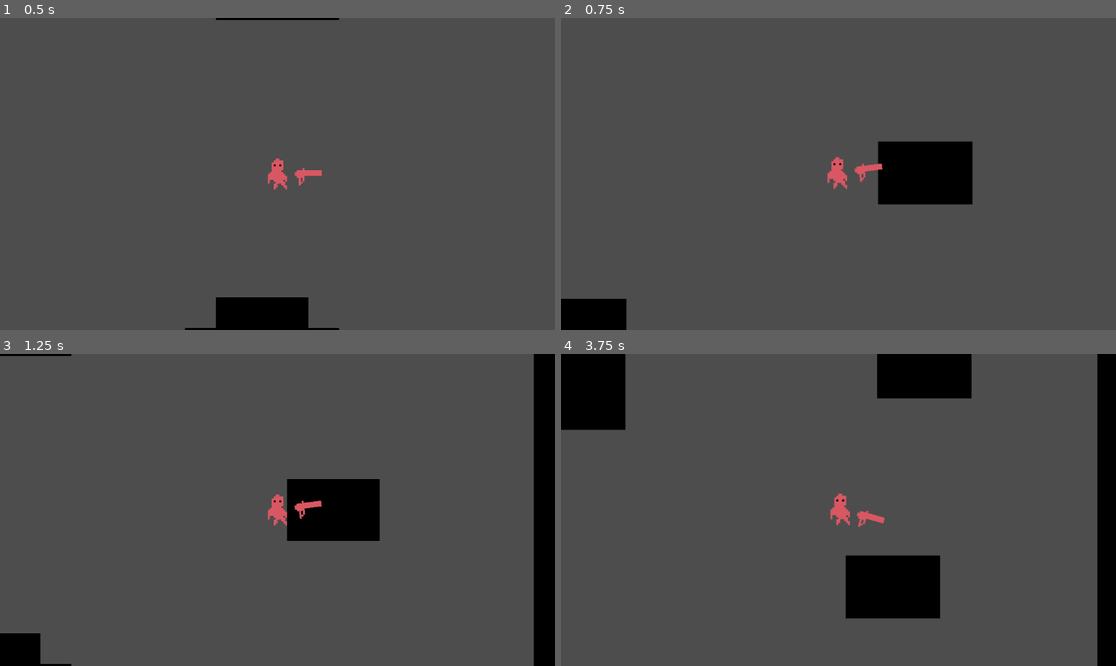
Above: before the commit, frames 1-4 (two rows, left to right).
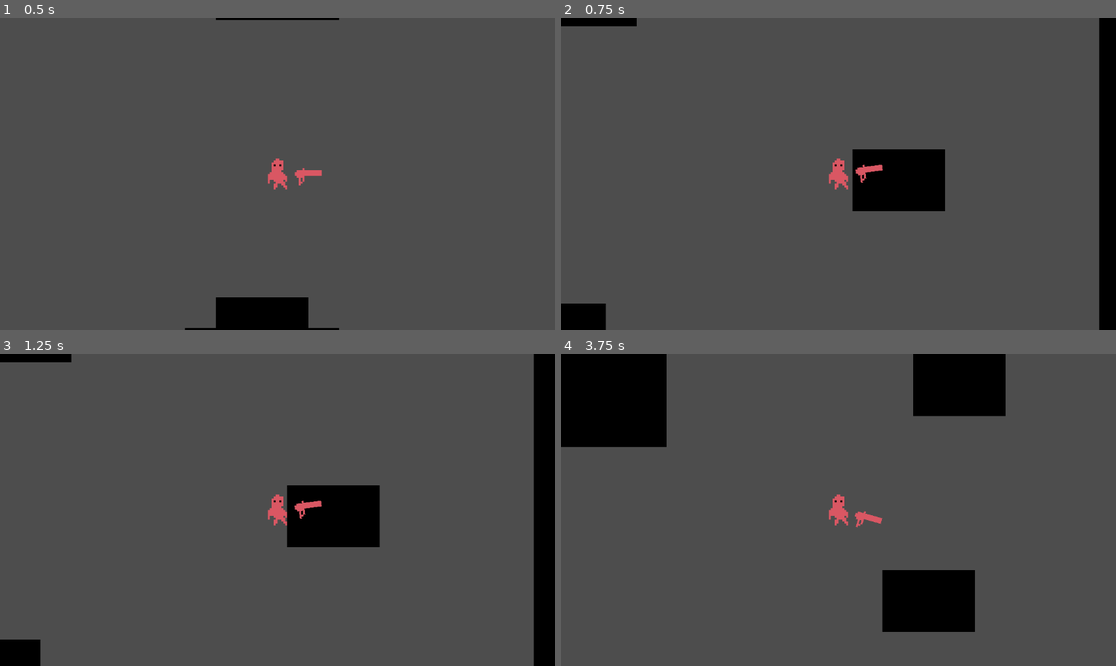
Above: after the commit, the same moments.

Repository: ExistantHumanX3/DeepFeats
Game: Godot game, scene res://scenes/game.tscn
The game is run twice, just before and just after one commit, with the same random seed, the same clock (stepped at 60 frames per second) and the same inputs.
Inputs (mouse positions are in pixels of both pictures, inside the frame that each line leads up to):
- Up to frame 1 (0.5 s): no input
- Up to frame 2 (0.75 s): tap Enter at 0.5 s; move the mouse to (960, 158) at 0.52 s; hold D (move_right) from 0.53 s (still down); tap Shift (dash) at 0.6 s
- Up to frame 3 (1.25 s): keep holding D (move_right)
- Up to frame 4 (3.75 s): move the mouse to (727, 525) at 1.27 s; release D (move_right) at 1.28 s; hold S (move_down) 1.28-2.03 s; tap Shift (dash) at 1.35, 2.3, 2.85, 3.6 s; move the mouse to (894, 441) at 2.02 s; hold D (move_right) 2.03-2.78 s; click (894, 441) at 2.1 s; move the mouse to (810, 572) at 2.77 s; hold W (move_up) 2.78-3.53 s; move the mouse to (1005, 556) at 3.52 s; hold A (move_left) from 3.53 s (still down)

Frame 1 is identical in both runs. In frame 2, 6.4% of the frame differs, in the area x 0-100%, y 0-100%; in frame 3, 1.1%; in frame 4, 13%.

Commit message:
Changed some Dash code

Diff:
--- /dev/null
+++ b/bvn-game-jam/scenes/EPIC OOBAMA GAEM.tscn
@@ -0,0 +1,10 @@
+[gd_scene load_steps=2 format=3 uid="uid://byqel2kou3uwj"]
+
+[ext_resource type="PackedScene" uid="uid://b1oa7cnomere2" path="res://scenes/OBAMA.tscn" id="1_aoivr"]
+
+[node name="ObamaScene" type="Node2D"]
+
+[node name="Camera2D" type="Camera2D" parent="."]
+
+[node name="Obama" parent="." instance=ExtResource("1_aoivr")]
+position = Vector2(0, 4)
--- a/bvn-game-jam/scenes/OBAMA.tscn
+++ b/bvn-game-jam/scenes/OBAMA.tscn
@@ -1,8 +1,16 @@
-[gd_scene load_steps=2 format=3 uid="uid://b1oa7cnomere2"]
+[gd_scene load_steps=4 format=3 uid="uid://b1oa7cnomere2"]
 
 [ext_resource type="SpriteFrames" uid="uid://cbqblw7q5d50h" path="res://assets/OBAMA/OBAMA.tres" id="1_p1qt3"]
+[ext_resource type="Script" uid="uid://k2777a7m4c0i" path="res://scenes/obama.gd" id="1_wmy8s"]
 
-[node name="Node2D" type="Node2D"]
+[sub_resource type="CircleShape2D" id="CircleShape2D_riwbi"]
+radius = 95.02105
+
+[node name="Obama" type="CharacterBody2D"]
+script = ExtResource("1_wmy8s")
 
 [node name="AnimatedSprite2D" type="AnimatedSprite2D" parent="."]
 sprite_frames = ExtResource("1_p1qt3")
+
+[node name="CollisionShape2D" type="CollisionShape2D" parent="."]
+shape = SubResource("CircleShape2D_riwbi")
--- /dev/null
+++ b/bvn-game-jam/scenes/obama.gd
@@ -0,0 +1,10 @@
+extends CharacterBody2D
+
+const Obamaness = 99999999
+const moveSpeed = 67
+func _physics_process(delta: float) -> void:
+
+	var input_direction = Input.get_vector("move_left", "move_right", "move_up", "move_down")
+	velocity = input_direction*moveSpeed
+
+	move_and_slide()
--- a/bvn-game-jam/scripts/character_body_2d.gd
+++ b/bvn-game-jam/scripts/character_body_2d.gd
@@ -14,7 +14,7 @@
 
 
 const SPEED = 200
-const DASH_MULTIPLIER = 6
+const DASH_SPEED = 6
 const dash_timer = 5
 
 func _physics_process(delta) -> void:
@@ -32,13 +32,15 @@
 
 	if is_dashing && move_vector != Vector2(0,0):
 		if anim_timer == 0:
-			shaders.start_shake(0.5)
+			shaders.start_shake(0.1)
 		play_anim("dash")
 		anim_timer += 1
-		move_vector *= DASH_MULTIPLIER
+		var dash_vector = DASH_SPEED * move_vector + Vector2(1, 1)
+		move_vector += dash_vector
 		can_dash = false
 		if anim_timer >= dash_timer:
 			anim_timer = 0
+			move_vector -= Vector2(1, 1) * DASH_SPEED
 			play_anim("idle")
 			is_dashing = false
 			$DashCooldown.start()
Not shown, added: bvn-game-jam/scenes/obama.gd.uid
